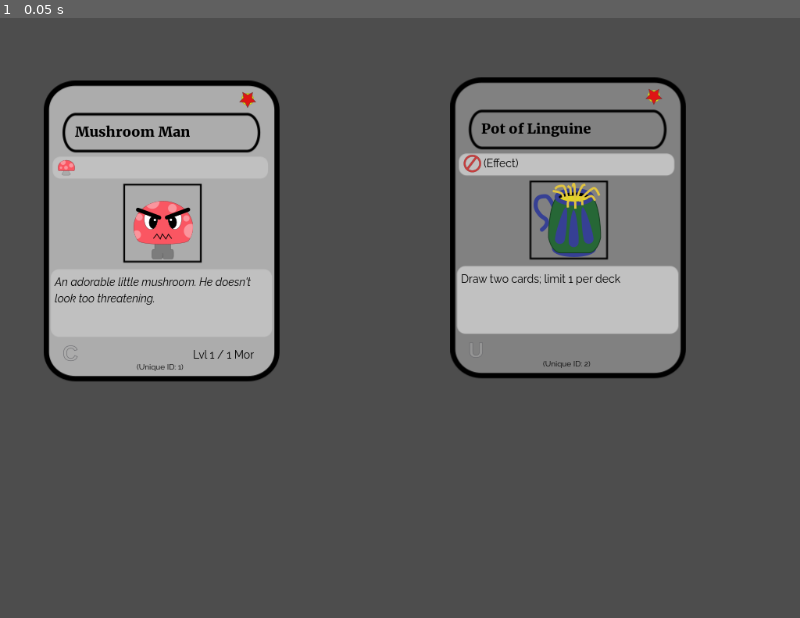
Above: before the commit, frame 1.
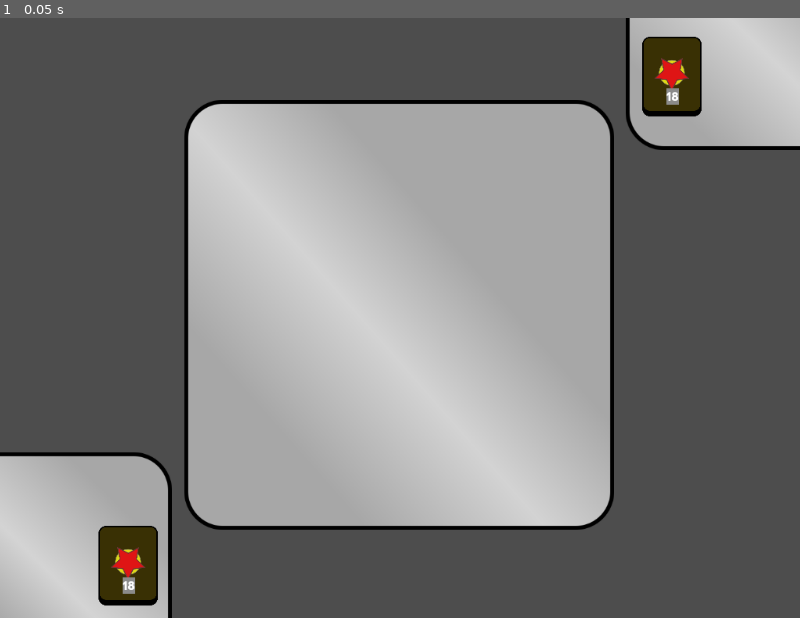
Above: after the commit, the same moment.

Repository: Mercerenies/evilcon-2024
Game: Godot game, scene res://debug/debug_room.tscn
The game is run twice, just before and just after one commit, with the same random seed, the same clock (stepped at 60 frames per second) and the same inputs.
Inputs:
- Up to frame 1 (0.05 s): no input

The runs differ from the first frame. In frame 1, 58% of the frame differs, in the area x 0-100%, y 0-100%.

Commit message:
Playing field

Diff:
--- a/card_game/playing_field/card_container/card_container.gd
+++ b/card_game/playing_field/card_container/card_container.gd
@@ -1,3 +1,68 @@
 extends Node
 
-# Container of zero or more cards or card types.
+# Container of zero or more cards or card types. The last card in the
+# contained array is the "top" card, for the purposes of functions
+# that treat this container like a stack (push, pop, etc)
+
+signal cards_modified
+
+@export_enum("Card", "CardType") var contained_type = "Card"
+
+var _array: Array = []
+
+
+func _validate_type(card) -> bool:
+    match contained_type:
+        "Card":
+            if not (card is Card):
+                push_error("Expected a Card, got %s" % card)
+                return false
+        "CardType":
+            if not (card is CardType):
+                push_error("Expected a CardType, got %s" % card)
+                return false
+        _:
+            push_warning("Invalid contained_type %s" % contained_type)
+    return true
+
+
+func replace_cards(cards: Array) -> void:
+    _array = []
+    # Validate each card before inserting
+    for card in cards:
+        if _validate_type(card):
+            _array.append(card)
+    cards_modified.emit()
+
+
+func card_array() -> Array:
+    return _array.duplicate()
+
+
+func card_count() -> int:
+    return len(_array)
+
+
+func peek_card(index: int = -1):
+    return _array[index]
+
+
+func pop_card():
+    var top_card = _array.pop_back()
+    cards_modified.emit()
+    return top_card
+
+
+func push_card(card):
+    if _validate_type(card):
+        _array.push_back(card)
+    cards_modified.emit()
+
+
+func is_empty() -> bool:
+    return _array.is_empty()
+
+
+func shuffle() -> void:
+    _array.shuffle()
+    cards_modified.emit()
--- /dev/null
+++ b/card_game/playing_field/card_mat/player_corner_mat.svg
@@ -0,0 +1,94 @@
+<?xml version="1.0" encoding="UTF-8" standalone="no"?>
+<!-- Created with Inkscape (http://www.inkscape.org/) -->
+
+<svg
+   width="210mm"
+   height="297mm"
+   viewBox="0 0 210 297"
+   version="1.1"
+   id="svg438"
+   inkscape:version="1.2.2 (b0a8486541, 2022-12-01)"
+   sodipodi:docname="player_corner_mat.svg"
+   inkscape:export-filename="player_corner_mat.png"
+   inkscape:export-xdpi="96.2"
+   inkscape:export-ydpi="96.2"
+   xmlns:inkscape="http://www.inkscape.org/namespaces/inkscape"
+   xmlns:sodipodi="http://sodipodi.sourceforge.net/DTD/sodipodi-0.dtd"
+   xmlns:xlink="http://www.w3.org/1999/xlink"
+   xmlns="http://www.w3.org/2000/svg"
+   xmlns:svg="http://www.w3.org/2000/svg">
+  <sodipodi:namedview
+     id="namedview440"
+     pagecolor="#ffffff"
+     bordercolor="#666666"
+     borderopacity="1.0"
+     inkscape:showpageshadow="2"
+     inkscape:pageopacity="0.0"
+     inkscape:pagecheckerboard="0"
+     inkscape:deskcolor="#d1d1d1"
+     inkscape:document-units="mm"
+     showgrid="false"
+     inkscape:zoom="0.71891835"
+     inkscape:cx="397.12437"
+     inkscape:cy="286.54158"
+     inkscape:window-width="1920"
+     inkscape:window-height="979"
+     inkscape:window-x="0"
+     inkscape:window-y="32"
+     inkscape:window-maximized="1"
+     inkscape:current-layer="layer1" />
+  <defs
+     id="defs435">
+    <linearGradient
+       inkscape:collect="always"
+       xlink:href="#linearGradient6814"
+       id="linearGradient6816"
+       x1="143.82593"
+       y1="91.105957"
+       x2="-10.351798"
+       y2="248.68817"
+       gradientUnits="userSpaceOnUse"
+       gradientTransform="translate(-24.767343,-116.82442)" />
+    <linearGradient
+       inkscape:collect="always"
+       id="linearGradient6814">
+      <stop
+         style="stop-color:#a7a7a7;stop-opacity:1;"
+         offset="0"
+         id="stop6810" />
+      <stop
+         style="stop-color:#d4d4d4;stop-opacity:1;"
+         offset="0.20724955"
+         id="stop856" />
+      <stop
+         style="stop-color:#a6a6a6;stop-opacity:1;"
+         offset="0.36391947"
+         id="stop6818" />
+      <stop
+         style="stop-color:#a6a6a6;stop-opacity:1;"
+         offset="0.58572704"
+         id="stop1414" />
+      <stop
+         style="stop-color:#d4d4d4;stop-opacity:1;"
+         offset="0.7813009"
+         id="stop858" />
+      <stop
+         style="stop-color:#a7a7a7;stop-opacity:1"
+         offset="1"
+         id="stop6812" />
+    </linearGradient>
+  </defs>
+  <g
+     inkscape:label="Layer 1"
+     inkscape:groupmode="layer"
+     id="layer1">
+    <rect
+       style="fill:url(#linearGradient6816);fill-opacity:1;stroke:#000000;stroke-width:1.86303;stroke-linecap:round;stroke-miterlimit:4;stroke-dasharray:none;stroke-opacity:1;stop-color:#000000"
+       id="rect6808"
+       width="200.55939"
+       height="200.55939"
+       x="-50.963707"
+       y="-43.235085"
+       ry="17.289602" />
+  </g>
+</svg>
--- /dev/null
+++ b/card_game/playing_field/card_player.gd
@@ -0,0 +1,12 @@
+class_name CardPlayer
+extends Node
+
+const BOTTOM := &"BOTTOM"
+const TOP := &"TOP"
+
+
+func other(card_player: StringName) -> StringName:
+    if card_player == BOTTOM:
+        return TOP
+    else:
+        return BOTTOM
--- a/card_game/playing_field/deck/deck.gd
+++ b/card_game/playing_field/deck/deck.gd
@@ -1,24 +1,7 @@
 extends Node2D
 
-
-# Array of CardType; the last element is the top
-var _cards: Array = []
-
-
-func get_cards() -> Array:
-    return _cards.duplicate()
-
-
-func set_cards(arr: Array) -> void:
-    _cards = arr.duplicate()
-    _update_display()
-
-
-func pop_card() ->
-
-
 func _update_display() -> void:
-    var card_count = len(_cards)
+    var card_count = $CardContainer.card_count()
     if card_count == 0:
         $Sprite2D.frame = 0
     elif card_count < 3:
@@ -27,3 +10,16 @@
         $Sprite2D.frame = 2
     else:
         $Sprite2D.frame = 3
+    $QuantityLabel.text = str(card_count)
+
+
+func _ready():
+    _update_display()
+
+
+func _on_card_container_cards_modified():
+    _update_display()
+
+
+func cards():
+    return $CardContainer
--- a/card_game/playing_field/deck/deck.tscn
+++ b/card_game/playing_field/deck/deck.tscn
@@ -1,13 +1,35 @@
-[gd_scene load_steps=3 format=3 uid="uid://d06m06mq1io2n"]
+[gd_scene load_steps=5 format=3 uid="uid://d06m06mq1io2n"]
 
 [ext_resource type="Script" path="res://card_game/playing_field/deck/deck.gd" id="1_73yum"]
 [ext_resource type="Texture2D" uid="uid://6sylej30a0ts" path="res://card_game/playing_field/deck/deck.png" id="1_f2fvy"]
+[ext_resource type="PackedScene" uid="uid://h5g8x0023oq0" path="res://card_game/playing_field/card_container/card_container.tscn" id="2_w0w5c"]
+[ext_resource type="Theme" uid="uid://bqxbmpg0ub86d" path="res://global_theme.tres" id="4_hfuib"]
 
 [node name="Deck" type="Node2D"]
 script = ExtResource("1_73yum")
+
+[node name="CardContainer" parent="." instance=ExtResource("2_w0w5c")]
+contained_type = "CardType"
 
 [node name="Sprite2D" type="Sprite2D" parent="."]
 scale = Vector2(0.25, 0.25)
 texture = ExtResource("1_f2fvy")
 hframes = 4
 frame = 3
+
+[node name="QuantityLabel" type="Label" parent="."]
+anchors_preset = -1
+anchor_right = 0.5
+anchor_bottom = 1.0
+offset_left = -5.0
+offset_top = 15.0
+offset_right = 6.0
+offset_bottom = 36.0
+grow_horizontal = 2
+grow_vertical = 0
+size_flags_horizontal = 4
+theme = ExtResource("4_hfuib")
+theme_type_variation = &"OverlayLabel"
+text = "0"
+
+[connection signal="cards_modified" from="CardContainer" to="." method="_on_card_container_cards_modified"]
--- /dev/null
+++ b/card_game/playing_field/playing_field.gd
@@ -0,0 +1,11 @@
+extends Node2D
+
+
+func get_deck(player: StringName):
+    if player == CardPlayer.BOTTOM:
+        return $BottomDeck
+    elif player == CardPlayer.TOP:
+        return $TopDeck
+    else:
+        push_error("Bad card player %s" % player)
+        return null
--- a/card_game/playing_field/playing_field.tscn
+++ b/card_game/playing_field/playing_field.tscn
@@ -1,10 +1,30 @@
-[gd_scene load_steps=2 format=3 uid="uid://pxp7u44hyyv2"]
+[gd_scene load_steps=5 format=3 uid="uid://pxp7u44hyyv2"]
 
 [ext_resource type="Texture2D" uid="uid://bynkbt50b1evw" path="res://card_game/playing_field/card_mat/card_mat.png" id="1_3fl7o"]
+[ext_resource type="Script" path="res://card_game/playing_field/playing_field.gd" id="1_cgwfb"]
+[ext_resource type="Texture2D" uid="uid://ba6n74del1dnm" path="res://card_game/playing_field/card_mat/player_corner_mat.png" id="2_2fr12"]
+[ext_resource type="PackedScene" uid="uid://d06m06mq1io2n" path="res://card_game/playing_field/deck/deck.tscn" id="3_5hleg"]
 
 [node name="PlayingField" type="Node2D"]
+script = ExtResource("1_cgwfb")
 
 [node name="CardMat" type="Sprite2D" parent="."]
-position = Vector2(493, 354)
+position = Vector2(511, 380)
 scale = Vector2(0.717731, 0.717731)
 texture = ExtResource("1_3fl7o")
+
+[node name="BottomCornerMat" type="Sprite2D" parent="."]
+position = Vector2(-55, 831)
+scale = Vector2(0.717731, 0.717731)
+texture = ExtResource("2_2fr12")
+
+[node name="BottomDeck" parent="." instance=ExtResource("3_5hleg")]
+position = Vector2(164, 701)
+
+[node name="TopCornerMat" type="Sprite2D" parent="."]
+position = Vector2(1076, -106)
+scale = Vector2(0.717731, 0.717731)
+texture = ExtResource("2_2fr12")
+
+[node name="TopDeck" parent="." instance=ExtResource("3_5hleg")]
+position = Vector2(860, 75)
--- a/debug/debug_room.gd
+++ b/debug/debug_room.gd
@@ -5,5 +5,20 @@
 
 
 func _ready():
-    $PlayingCardDisplay.card_type = MushroomMan.new()
-    $PlayingCardDisplay2.card_type = PotOfLinguine.new()
+    var bottom_deck = $PlayingField.get_deck(CardPlayer.BOTTOM)
+    var top_deck = $PlayingField.get_deck(CardPlayer.TOP)
+    bottom_deck.cards().replace_cards(_sample_deck())
+    top_deck.cards().replace_cards(_sample_deck())
+    bottom_deck.cards().shuffle()
+    top_deck.cards().shuffle()
+
+
+func _sample_deck():
+    return [
+        MushroomMan.new(), MushroomMan.new(), MushroomMan.new(),
+        MushroomMan.new(), MushroomMan.new(), MushroomMan.new(),
+        MushroomMan.new(), MushroomMan.new(), MushroomMan.new(),
+        PotOfLinguine.new(), PotOfLinguine.new(), PotOfLinguine.new(),
+        PotOfLinguine.new(), PotOfLinguine.new(), PotOfLinguine.new(),
+        PotOfLinguine.new(), PotOfLinguine.new(), PotOfLinguine.new(),
+    ]
--- a/debug/debug_room.tscn
+++ b/debug/debug_room.tscn
@@ -1,13 +1,9 @@
 [gd_scene load_steps=3 format=3 uid="uid://b4btsmsqpgldt"]
 
 [ext_resource type="Script" path="res://debug/debug_room.gd" id="1_jdag2"]
-[ext_resource type="PackedScene" uid="uid://d1hh31lpc0qp6" path="res://card_game/playing_card/playing_card_display/playing_card_display.tscn" id="2_fevnx"]
+[ext_resource type="PackedScene" uid="uid://pxp7u44hyyv2" path="res://card_game/playing_field/playing_field.tscn" id="2_ucbm5"]
 
 [node name="DebugRoom" type="Node2D"]
 script = ExtResource("1_jdag2")
 
-[node name="PlayingCardDisplay" parent="." instance=ExtResource("2_fevnx")]
-position = Vector2(207, 273)
-
-[node name="PlayingCardDisplay2" parent="." instance=ExtResource("2_fevnx")]
-position = Vector2(727, 269)
+[node name="PlayingField" parent="." instance=ExtResource("2_ucbm5")]
--- /dev/null
+++ b/global_theme.tres
@@ -0,0 +1,12 @@
+[gd_resource type="Theme" load_steps=3 format=3 uid="uid://bqxbmpg0ub86d"]
+
+[ext_resource type="FontFile" uid="uid://dydkaj4vrx6dq" path="res://fonts/Maximum Impact.ttf" id="1_cc4il"]
+
+[sub_resource type="StyleBoxFlat" id="StyleBoxFlat_br33g"]
+bg_color = Color(0.545098, 0.545098, 0.545098, 1)
+
+[resource]
+OverlayLabel/base_type = &"Label"
+OverlayLabel/colors/font_color = Color(1, 1, 1, 1)
+OverlayLabel/fonts/font = ExtResource("1_cc4il")
+OverlayLabel/styles/normal = SubResource("StyleBoxFlat_br33g")
Binary file added: card_game/playing_field/card_mat/player_corner_mat.png
Not shown, added: card_game/playing_field/card_mat/player_corner_mat.png.import
Not shown, added: card_game/playing_field/card_mat/player_corner_mat.svg.import
Not shown, added: notes.txt
Not shown, changed: library.ods
